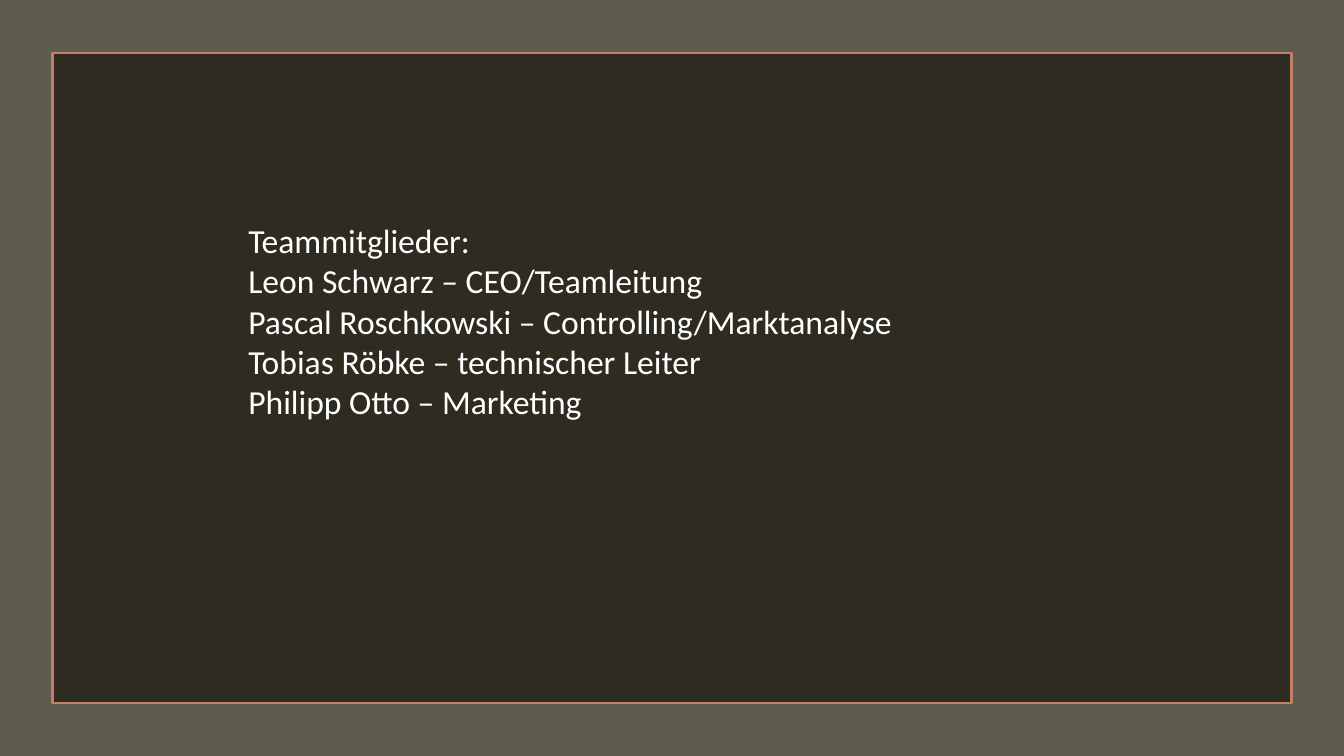
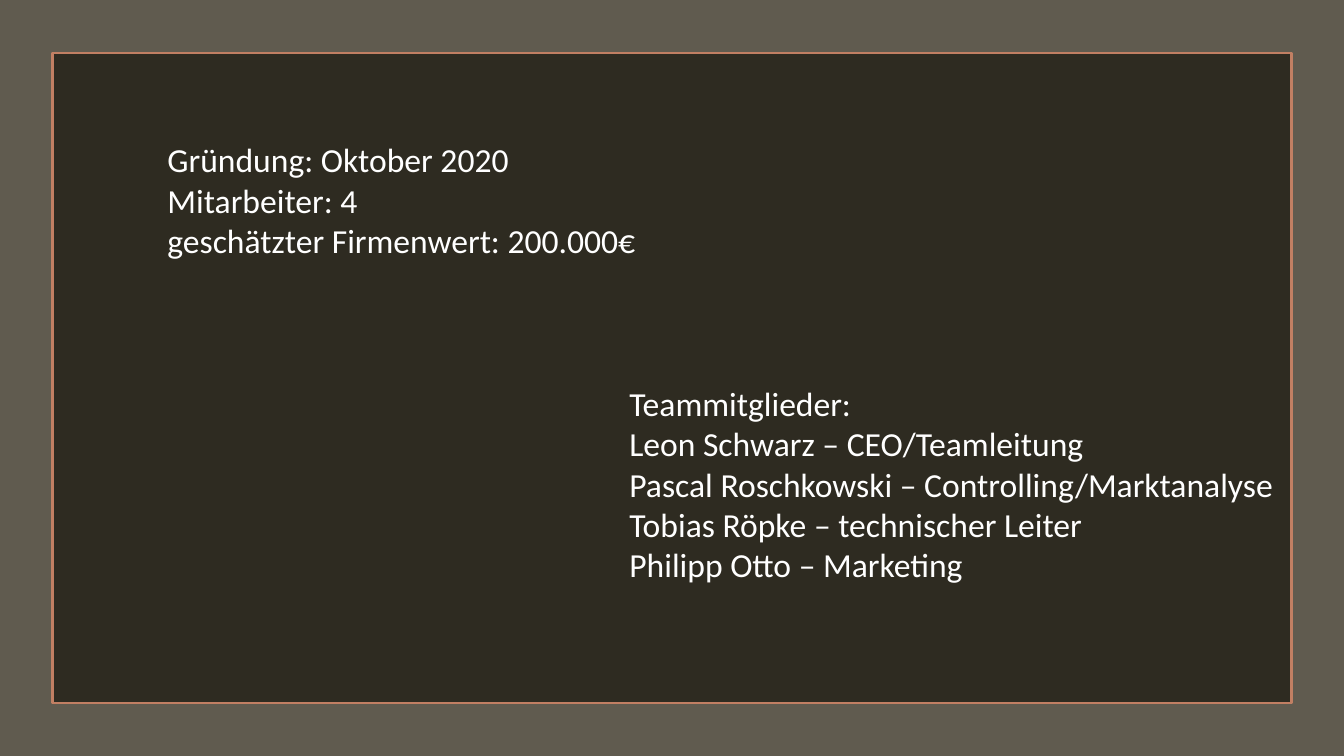
Before and after one commit to plastikpamaro/MKon, a slide deck: slide 4 of Meilenstein1/Firmenpräsentation.pptx. Drawn at 1344x756 pixels with LibreOffice and Linux fonts; fonts in the diff are those of the drawing. Boxes give left, top, right and bottom in pixels: in the first picture for what was removed or moved away, otherwise in the second. Text is boxed around its words. In the diff, an @@ line names an element or a change of style, - is before the commit and + after.

```diff
--- a/Meilenstein1/Firmenpräsentation.pptx
+++ b/Meilenstein1/Firmenpräsentation.pptx
@@ text added at (167,148,636,259), 24 pt, text #FFFFFF @@
+Gründung: Oktober 2020
+Mitarbeiter: 4
+geschätzter Firmenwert: 200.000€
@@ text "Teammitglieder:": place and size @@
-text "Teammitglieder:" at (248,229,892,420)
+text "Teammitglieder:" at (629,392,1273,583)
@@ text at (629,513,1082,543): text changed @@
-Tobias Röbke – technischer Leiter
+Tobias Röpke – technischer Leiter
```
Also in this commit, not shown: 2 other slides changed, 3 slides added, 1 other file.
